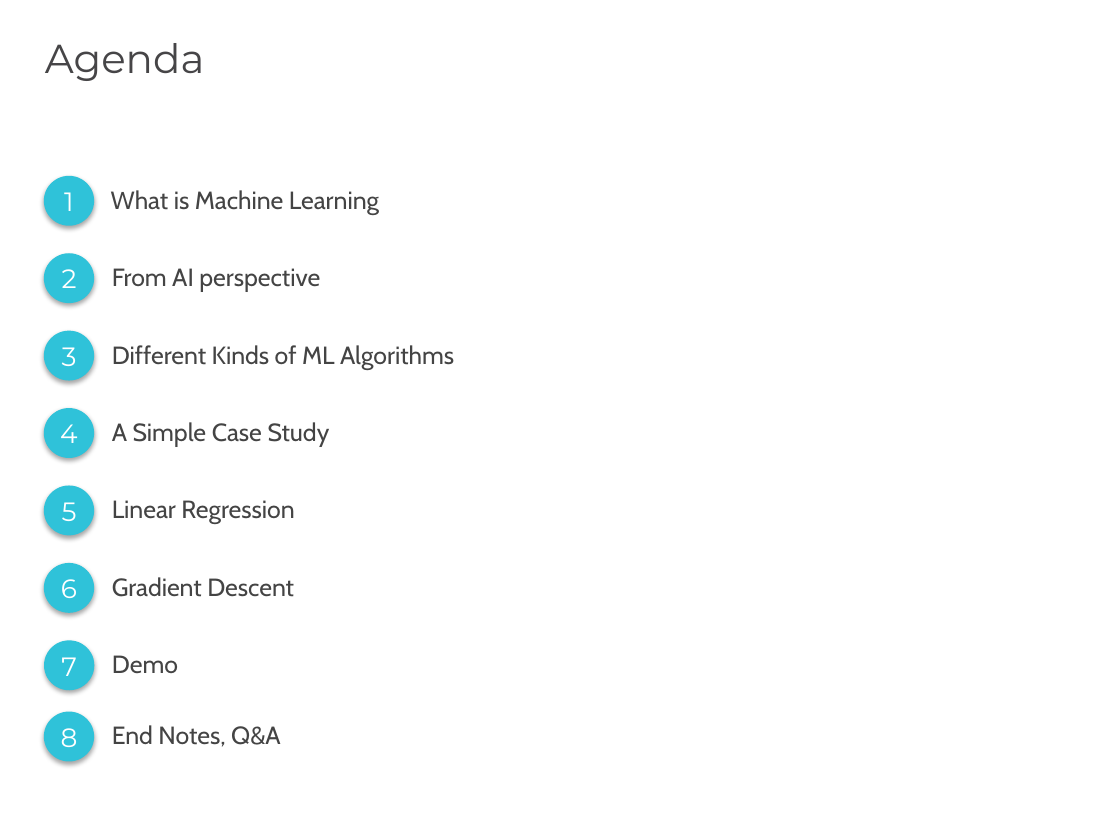
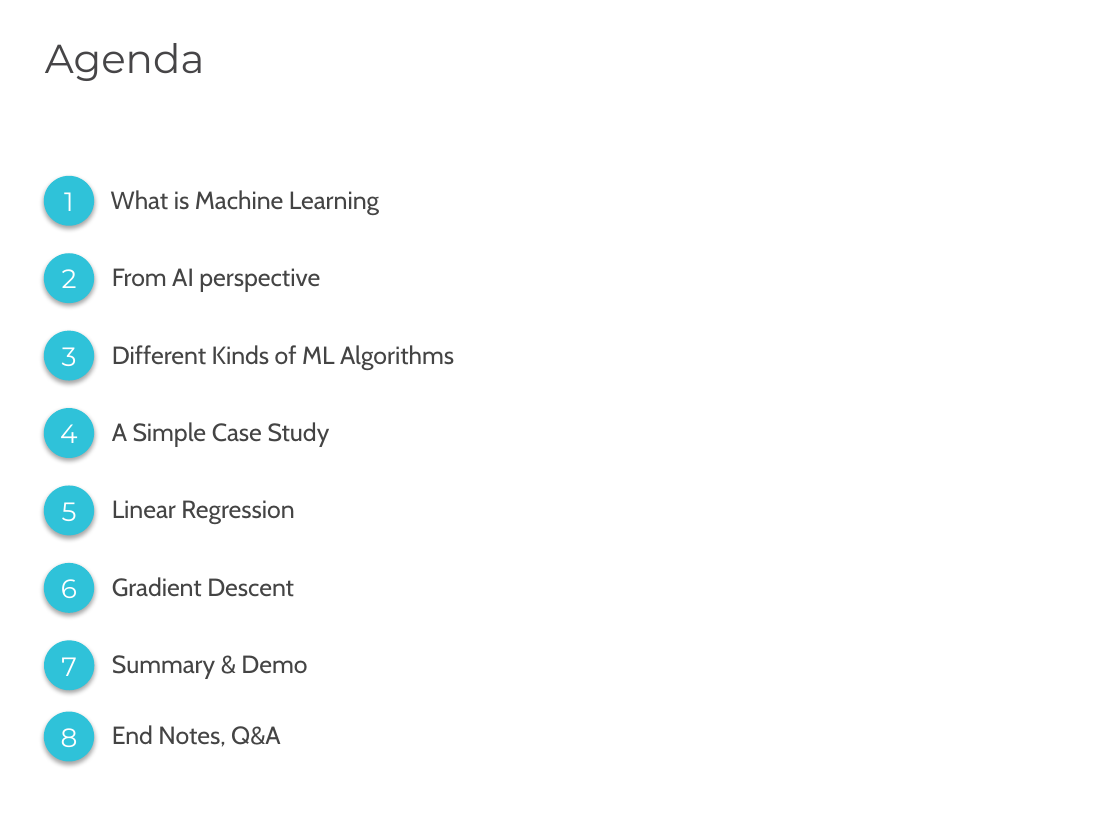
Before and after one commit to gautam0707/TechTalk1_Epam, a slide deck: slide 2 of TechTalk1.pptx. Drawn at 1120x840 pixels with LibreOffice and Linux fonts; fonts in the diff are those of the drawing. Boxes give left, top, right and bottom in pixels: in the first picture for what was removed or moved away, otherwise in the second. Text is boxed around its words. In the diff, an @@ line names an element or a change of style, - is before the commit and + after.

```diff
--- a/TechTalk1.pptx
+++ b/TechTalk1.pptx
@@ text at [112,655,307,679]: text changed @@
-Demo
+Summary & Demo
```
Also in this commit, not shown: 1 other slide changed.
